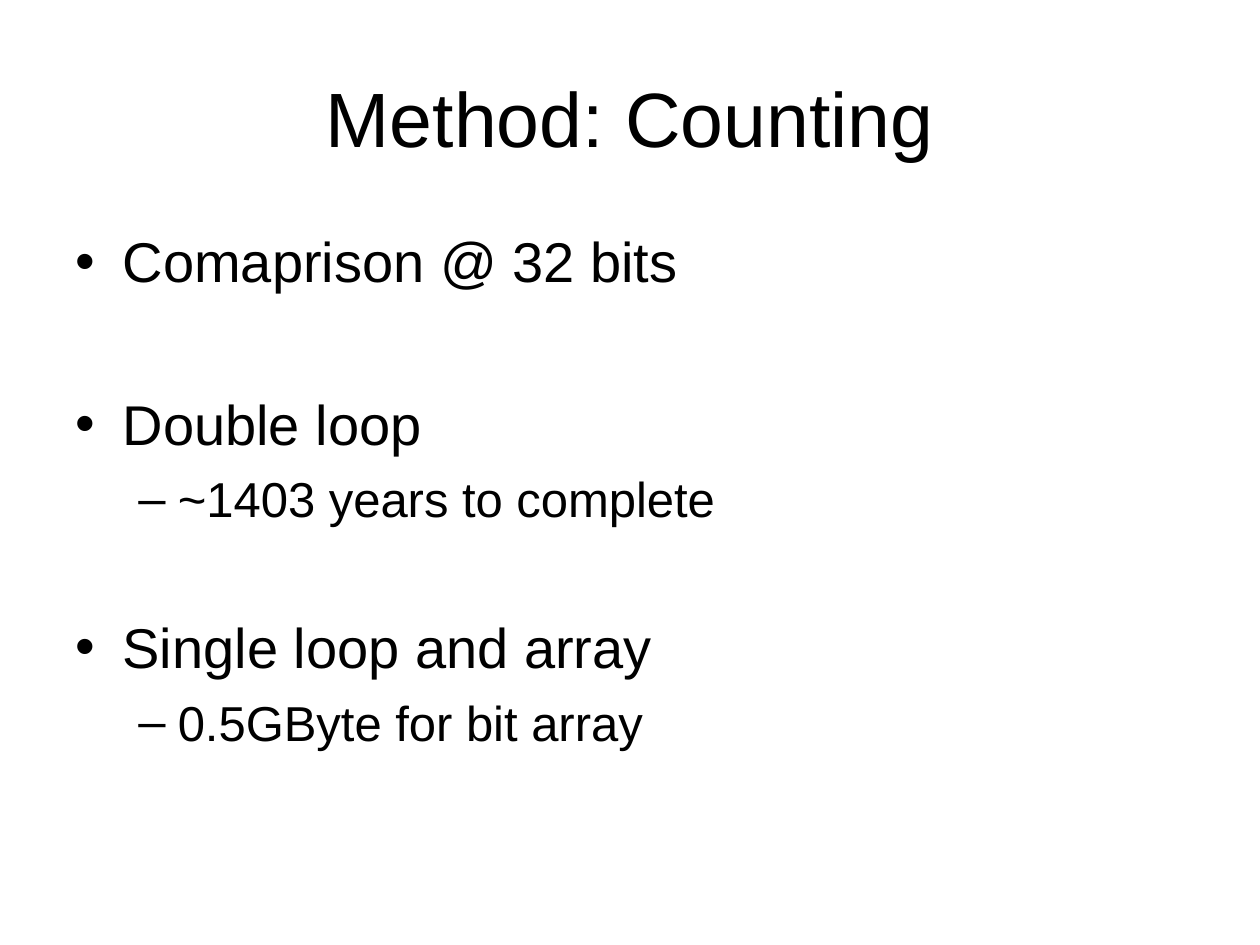
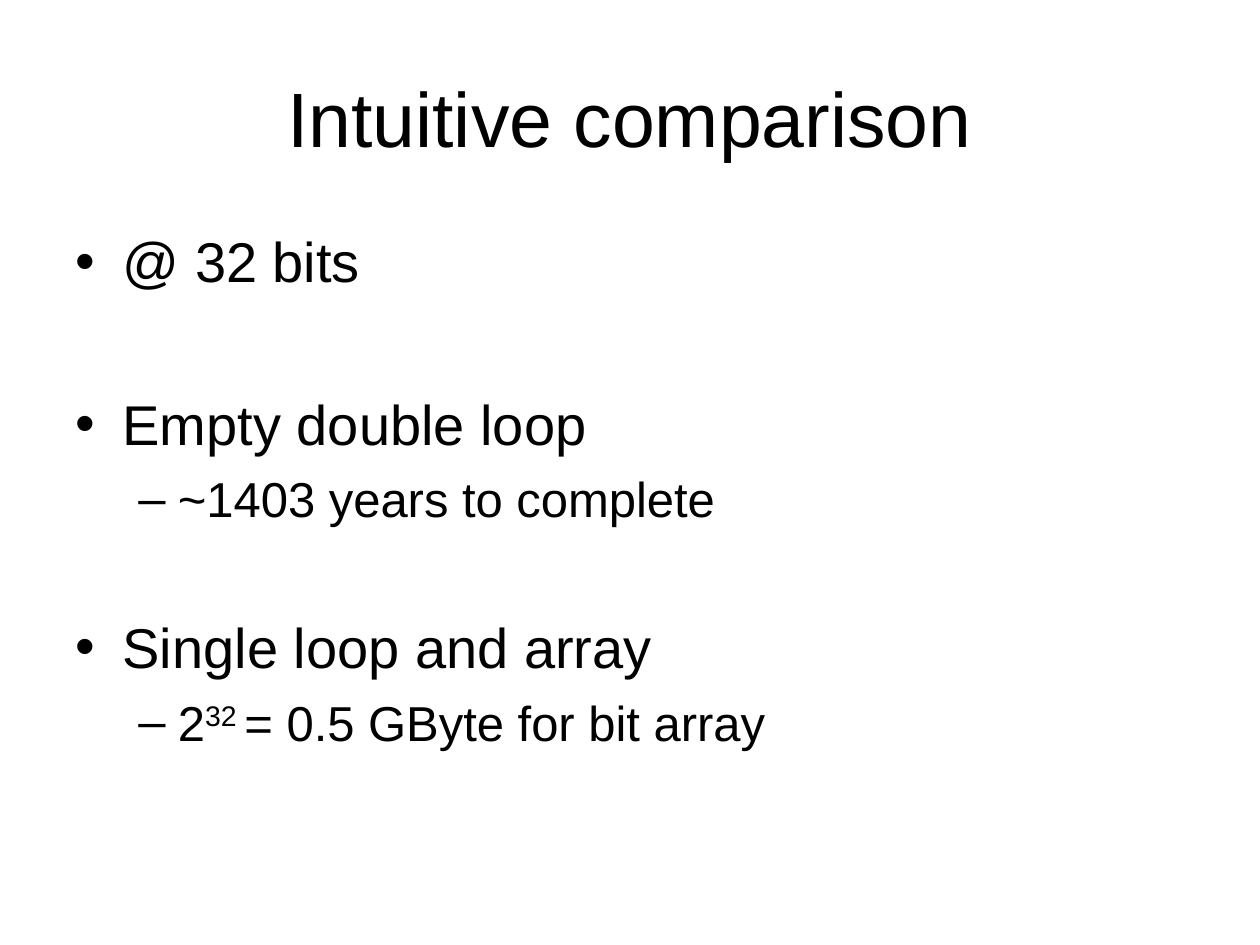
Before and after one commit to chenjiia/Thesis, a slide deck: slide 11 of thesis_presentation/presentation.ppt (slide 10 before the commit). Drawn at 1260x945 pixels with LibreOffice and Linux fonts; fonts in the diff are those of the drawing. Boxes give left, top, right and bottom in pixels: in the first picture for what was removed or moved away, otherwise in the second. Text is boxed around its words. In the diff, an @@ line names an element or a change of style, - is before the commit and + after.

Commit message:
SLIDE UPDATES

```diff
--- a/thesis_presentation/presentation.ppt
+++ b/thesis_presentation/presentation.ppt
@@ title at (287,91,972,162): text changed @@
-Method: Counting
+Intuitive comparison
@@ text at (123,241,586,456): text changed @@
-• Comaprison @ 32 bits
-• Double loop
+• @ 32 bits
+• Empty double loop
@@ text at (287,705,766,751): text changed @@
-  – 0.5GByte for bit array
+  – 232 = 0.5 GByte for bit array
```
Also in this commit, not shown: 14 other slides changed, 4 slides added, 1 slide removed.
